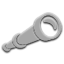
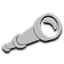
Before/after of a 64 × 64 layered artwork. What changed in the layer stack:
pixels changed over [1, 12, 63, 55] (layer not identified)
